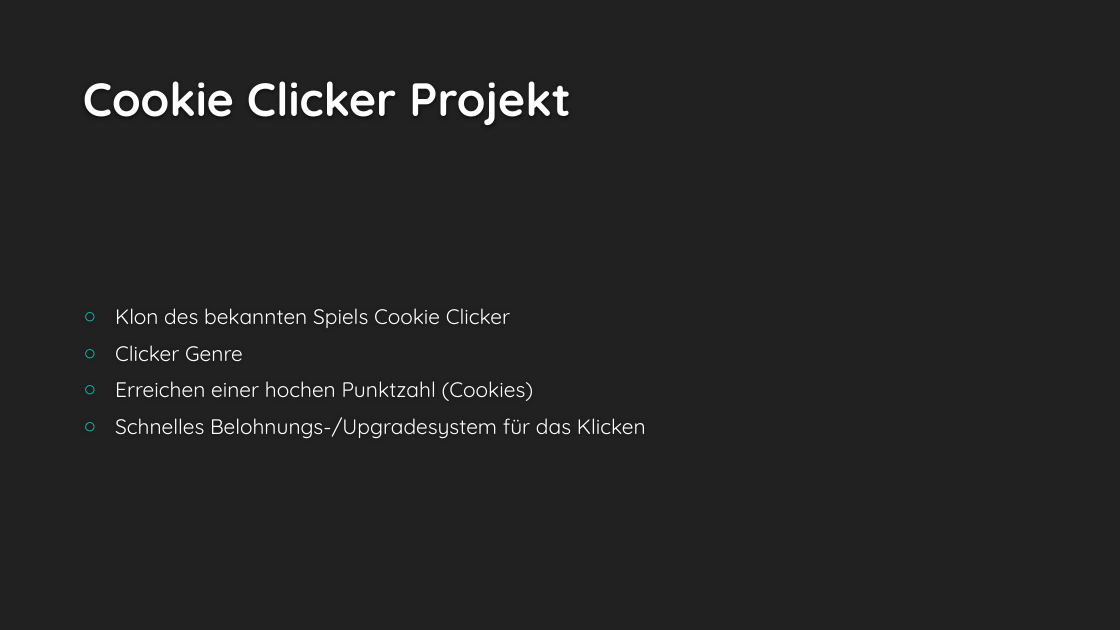
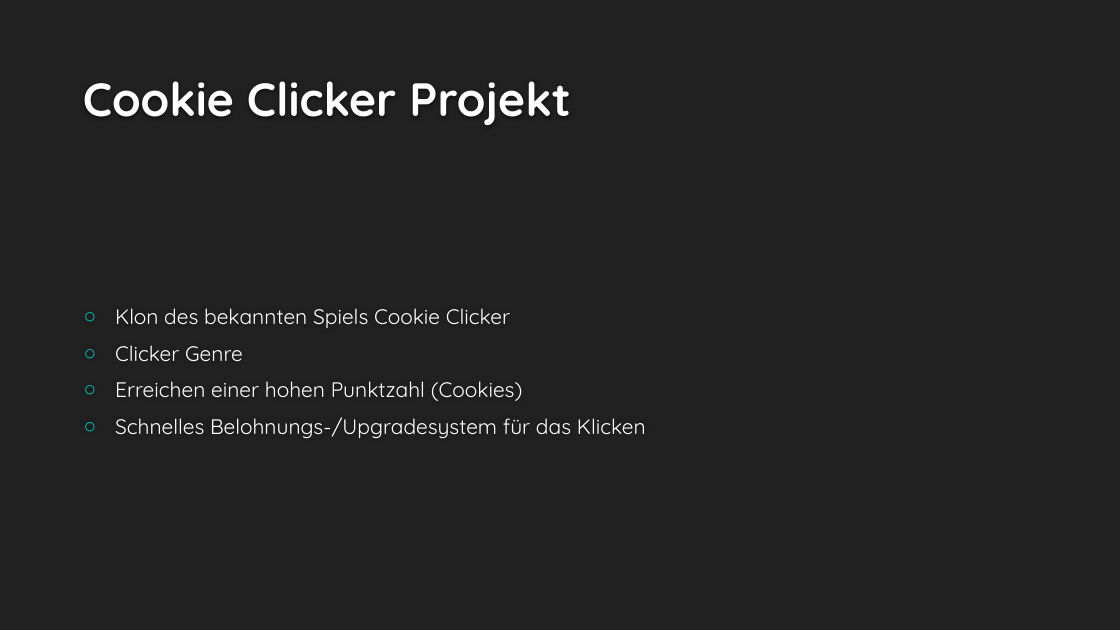
Before and after one commit to MarioCake/AS_Abgaben, a slide deck: slide 3 of Projekt/Präsentation/Cookie Clicker.pptx. Drawn at 1120x630 pixels with LibreOffice and Linux fonts; fonts in the diff are those of the drawing; background and template pictures are left out. Boxes give left, top, right and bottom in pixels: in the first picture for what was removed or moved away, otherwise in the second. Text is boxed around its words. In the diff, an @@ line names an element or a change of style, - is before the commit and + after.

```diff
--- a/Projekt/Präsentation/Cookie Clicker.pptx
+++ b/Projekt/Präsentation/Cookie Clicker.pptx
@@ text at (x1=115, y1=381, x2=523, y2=401): text changed @@
-○ Erreichen einer hochen Punktzahl (Cookies)
+○ Erreichen einer hohen Punktzahl (Cookies)
```
Also in this commit, not shown: 1 other slide changed, 1 other file.
